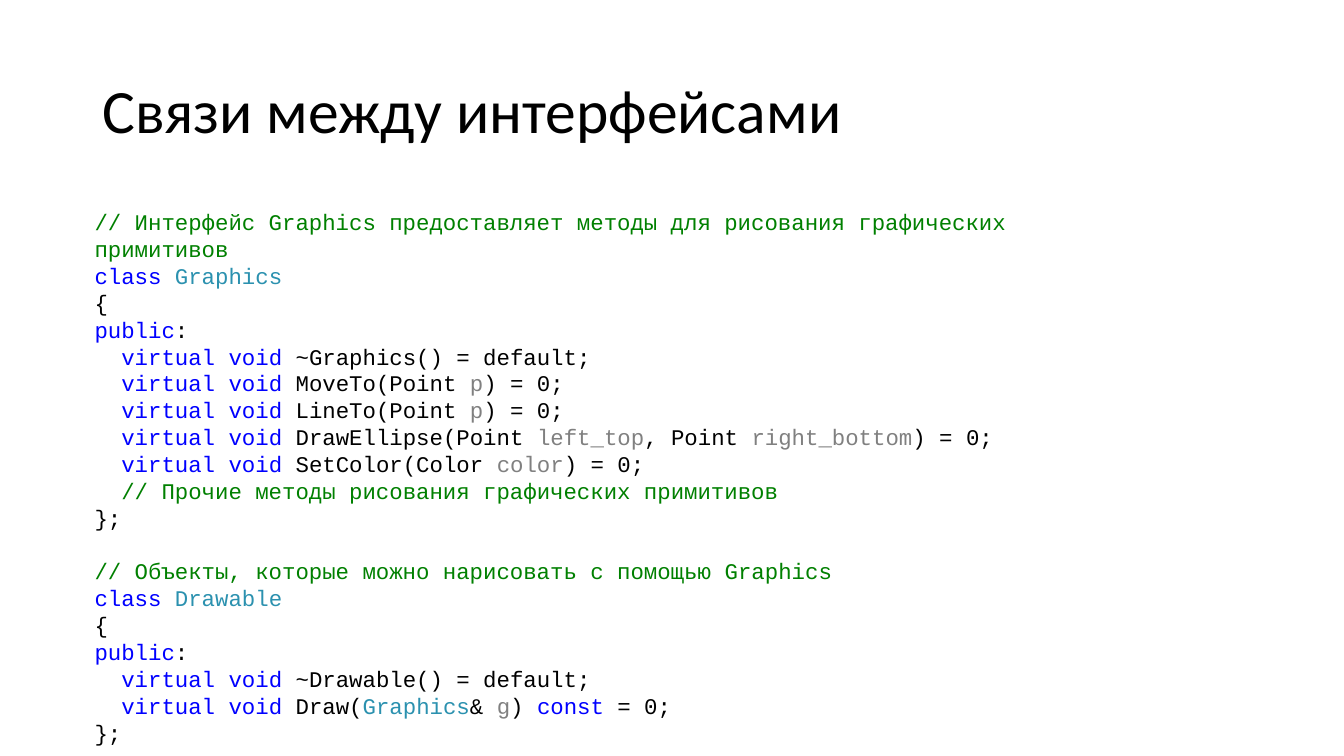
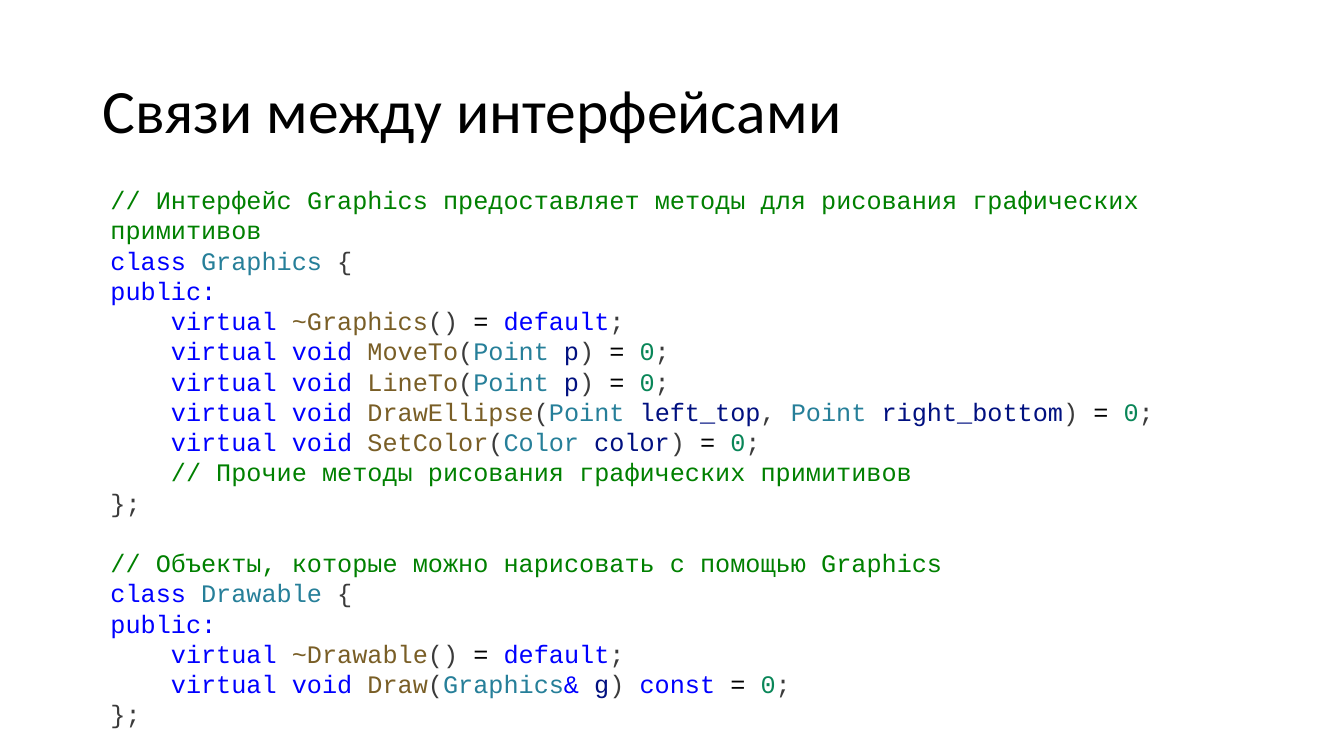
Before and after one commit to alexey-malov/oop, a slide deck: slide 90 of lectures/03/Наследование и полиморфизм.pptx. Drawn at 1344x756 pixels with LibreOffice and Linux fonts; fonts in the diff are those of the drawing. Boxes give left, top, right and bottom in pixels: in the first picture for what was removed or moved away, otherwise in the second. Text is boxed around its words. In the diff, an @@ line names an element or a change of style, - is before the commit and + after.

```diff
--- a/lectures/03/Наследование и полиморфизм.pptx
+++ b/lectures/03/Наследование и полиморфизм.pptx
@@ text "// Интерфейс Graphics предоставляет методы ...": place and size @@
-text "// Интерфейс Graphics предоставляет методы ..." at bbox=[95, 214, 1005, 719]
+text "// Интерфейс Graphics предоставляет методы ..." at bbox=[110, 191, 1154, 699]
@@ text at bbox=[110, 191, 1154, 699]: size 16 to 18 pt in "// Интерфейс Graphics предоставляет методы для рисования ...", "public:", "virtual void MoveTo(Point p) = 0;", "virtual void LineTo(Point p) = 0;" and 8 more places; text colour #000000 to #0000FF in "public:", "public:", "Draw(Graphics&"; text colour #000000 to #795E26 in "MoveTo(Point", "LineTo(Point", "DrawEllipse(Point", "SetColor(Color" and 1 more places; text colour #000000 to #3B3B3B in "MoveTo(Point p) 0;", "LineTo(Point p) 0;", "DrawEllipse(Point left_top, right_bottom) 0;", "SetColor(Color color) 0;" and 3 more places; text colour #000000 to #267F99 in "MoveTo(Point", "LineTo(Point", "DrawEllipse(Point Point", "SetColor(Color"; text colour #808080 to #001080 in "p)", "p)", "left_top, right_bottom)", "color)" and 1 more places; text colour #000000 to #098658 in "0;", "0;", "0;", "0;" and 1 more places; text colour #2B91AF to #267F99 in "Draw(Graphics&" @@
@@ text at bbox=[110, 251, 322, 276]: text changed; size 16 to 18 pt; text colour #2B91AF to #267F99 @@
-class Graphics
-{
+class Graphics {
@@ text at bbox=[171, 312, 625, 336]: text changed; size 16 to 18 pt; text colour #000000 to #0000FF @@
-virtual void ~Graphics() = default;
+virtual ~Graphics() = default;
@@ text at bbox=[110, 584, 322, 603]: text changed; size 16 to 18 pt; text colour #2B91AF to #267F99 @@
-class Drawable
-{
+class Drawable {
@@ text at bbox=[171, 644, 625, 669]: text changed; size 16 to 18 pt; text colour #000000 to #0000FF @@
-virtual void ~Drawable() = default;
+virtual ~Drawable() = default;
```
Also in this commit, not shown: 8 other slides changed, 9 slides added, 8 slides removed, 11 other files.
